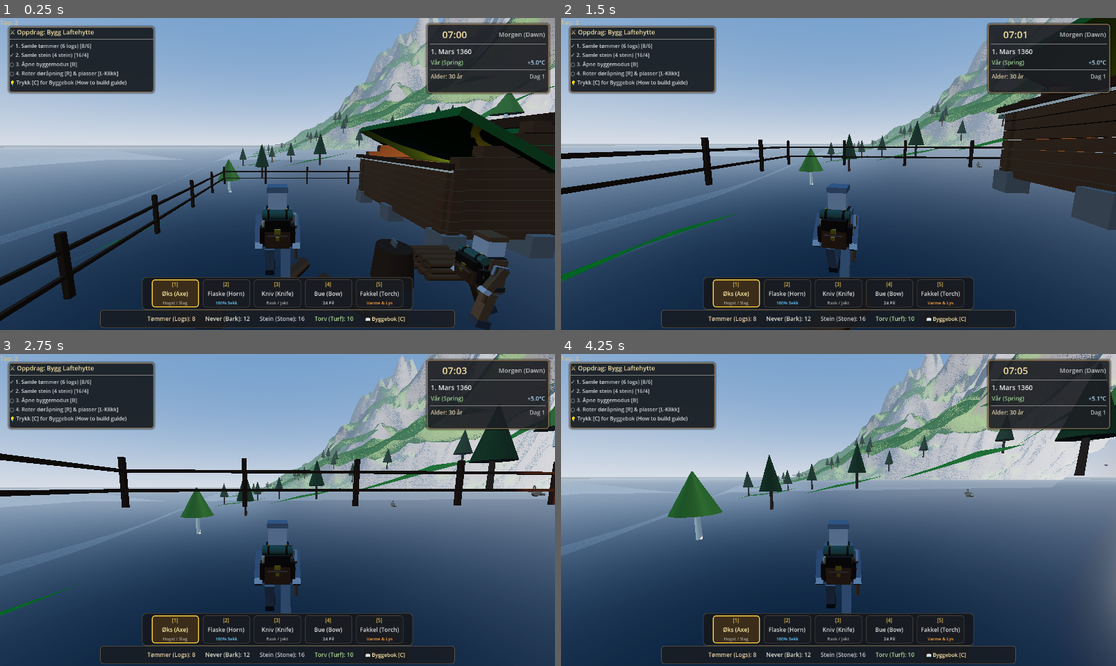
Above: before the commit, frames 1-4 (two rows, left to right).
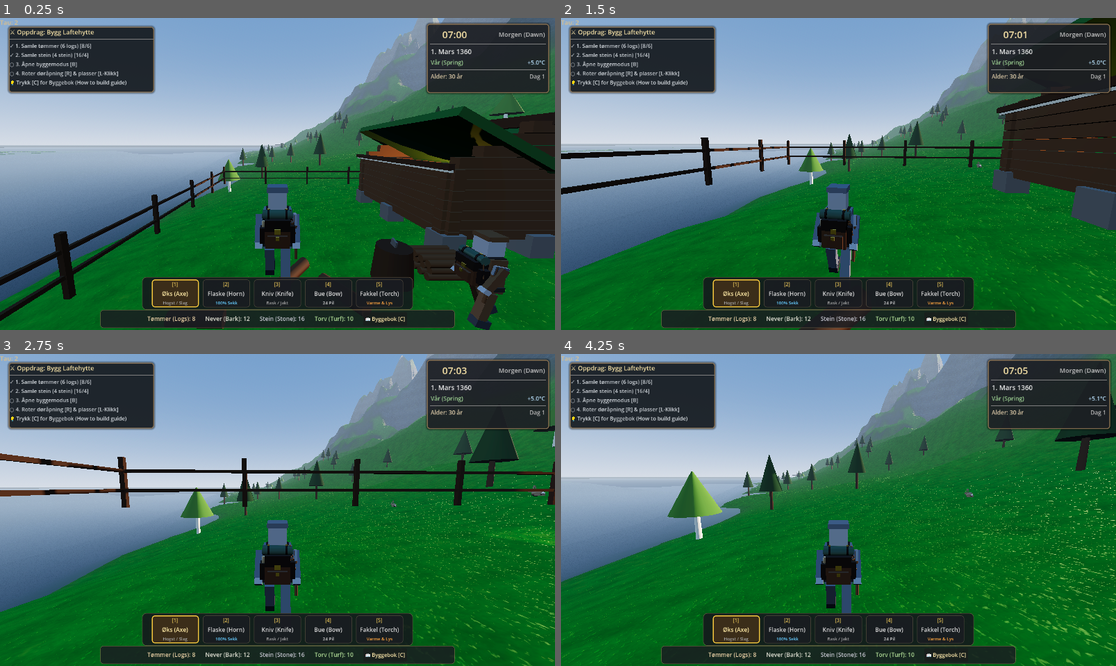
Above: after the commit, the same moments.

Repository: erlfas/medieval-bergen
Game: Godot game, scene res://scenes/main.tscn
Two runs of this game, one before a commit and one after it. Both use one fixed random seed, a clock stepped at 60 frames per second and the inputs below.
Inputs (mouse positions are in pixels of both pictures, inside the frame that each line leads up to):
- Up to frame 1 (0.25 s): no input
- Up to frame 2 (1.5 s): tap Enter at 0.5 s; move the mouse to (866, 174) at 0.52 s; hold Tab (cycle_piece_next) 0.53-1.28 s; hold W (move_forward) from 0.53 s (still down); click (866, 174) at 0.67 s; tap Space (jump) at 0.77, 1.07 s; move the mouse to (810, 174) at 1.27 s; tap Q (cycle_piece_prev) at 1.35 s
- Up to frame 3 (2.75 s): keep holding W (move_forward); tap Space (jump) at 1.52, 1.82 s; move the mouse to (288, 503) at 2.02 s; hold T (deploy_rope) from 2.03 s (still down)
- Up to frame 4 (4.25 s): keep holding W (move_forward); move the mouse to (832, 516) at 2.77 s; release T (deploy_rope) at 2.78 s; tap H (eat_food) at 2.85 s; click (832, 516) at 2.92 s; tap Space (jump) at 3.02, 3.32, 3.77, 4.07 s; move the mouse to (877, 513) at 3.52 s; hold E (interact) from 3.53 s (still down)

The runs differ from the first frame. In frame 1, 25% of the frame differs, in the area x 0-100%, y 0-100%; in frame 2, 34%; in frame 3, 44%; in frame 4, 52%.

Commit message:
Fix terrain winding order, upward normals, mesh tangents, and texture shading

Diff:
--- a/scripts/terrain/bergen_terrain_generator.gd
+++ b/scripts/terrain/bergen_terrain_generator.gd
@@ -267,8 +267,8 @@
 
 			var tangent_x := (right - left).normalized()
 			var tangent_z := (up - down).normalized()
-			# Normal pointing UP (+Y)
-			var normal := tangent_x.cross(tangent_z).normalized()
+			# Normal pointing UP (+Y): Z cross X in right-handed coordinate system
+			var normal := tangent_z.cross(tangent_x).normalized()
 			if normal.y < 0.0:
 				normal = -normal
 			normals[idx] = normal
@@ -313,38 +313,39 @@
 			var v2 := row2 + ix
 			var v3 := row2 + (ix + 1)
 
-			# Triangle 1 (v0 -> v2 -> v1) for upward +Y normal
+			# Triangle 1 (v0 -> v1 -> v2) front-facing CCW
 			st.set_normal(normals[v0])
 			st.set_color(colors[v0])
 			st.set_uv(uvs[v0])
 			st.add_vertex(vertices[v0])
 
+			st.set_normal(normals[v1])
+			st.set_color(colors[v1])
+			st.set_uv(uvs[v1])
+			st.add_vertex(vertices[v1])
+
 			st.set_normal(normals[v2])
 			st.set_color(colors[v2])
 			st.set_uv(uvs[v2])
 			st.add_vertex(vertices[v2])
 
+			# Triangle 2 (v1 -> v3 -> v2) front-facing CCW
 			st.set_normal(normals[v1])
 			st.set_color(colors[v1])
 			st.set_uv(uvs[v1])
 			st.add_vertex(vertices[v1])
 
-			# Triangle 2 (v1 -> v2 -> v3) for upward +Y normal
-			st.set_normal(normals[v1])
-			st.set_color(colors[v1])
-			st.set_uv(uvs[v1])
-			st.add_vertex(vertices[v1])
+			st.set_normal(normals[v3])
+			st.set_color(colors[v3])
+			st.set_uv(uvs[v3])
+			st.add_vertex(vertices[v3])
 
 			st.set_normal(normals[v2])
 			st.set_color(colors[v2])
 			st.set_uv(uvs[v2])
 			st.add_vertex(vertices[v2])
 
-			st.set_normal(normals[v3])
-			st.set_color(colors[v3])
-			st.set_uv(uvs[v3])
-			st.add_vertex(vertices[v3])
-
+	st.generate_tangents()
 	var mesh := st.commit()
 	terrain_mesh_instance.mesh = mesh
 
--- a/shaders/bergen_terrain.gdshader
+++ b/shaders/bergen_terrain.gdshader
@@ -186,7 +186,7 @@
 	// 9. Output PBR Material
 	ALBEDO = surface_albedo;
 	NORMAL_MAP = (surface_normal + 1.0) * 0.5;
-	NORMAL_MAP_DEPTH = 1.15;
+	NORMAL_MAP_DEPTH = 0.75;
 	ROUGHNESS = surface_roughness;
 	SPECULAR = 0.35;
 }
Not shown, changed: web/public/index.pck
